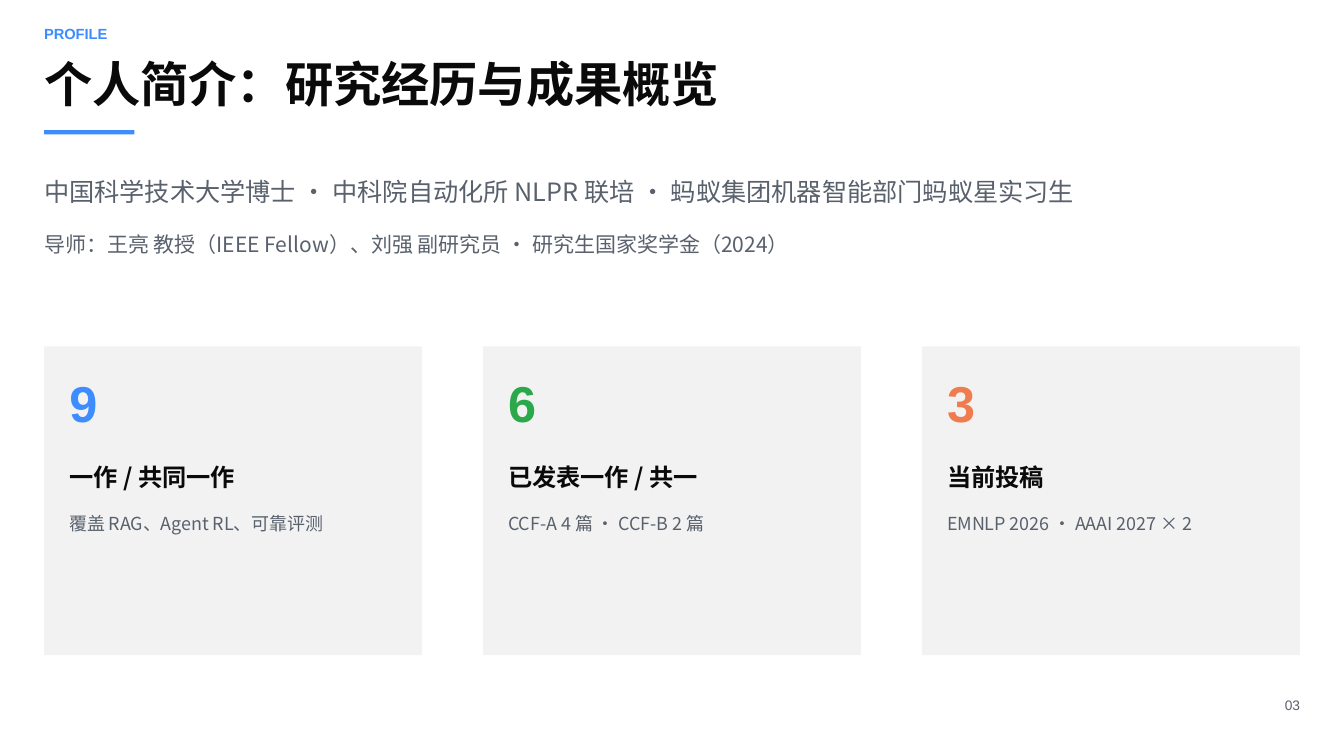
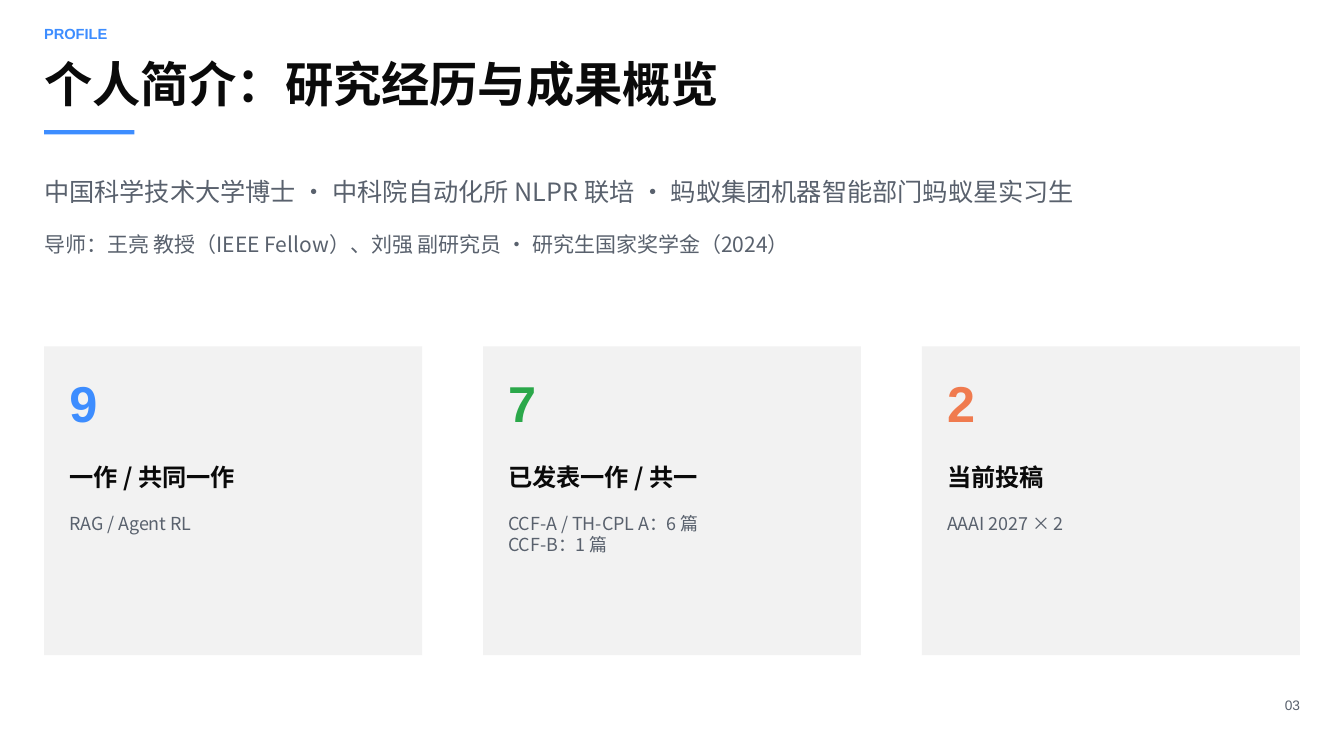
Before and after one commit to sunxin000/resume, a slide deck: slide 3 of interview-presentation.pptx. Drawn at 1344x756 pixels with LibreOffice and Linux fonts; fonts in the diff are those of the drawing. Boxes give left, top, right and bottom in pixels: in the first picture for what was removed or moved away, otherwise in the second. Text is boxed around its words. In the diff, an @@ line names an element or a change of style, - is before the commit and + after.

```diff
--- a/interview-presentation.pptx
+++ b/interview-presentation.pptx
@@ text at (x1=508, y1=387, x2=536, y2=422): text changed @@
-6
+7
@@ text at (x1=947, y1=387, x2=975, y2=422): text changed @@
-3
+2
@@ text at (x1=69, y1=516, x2=192, y2=535): text changed @@
-覆盖 RAG、Agent RL、可靠评测
+RAG / Agent RL
@@ text at (x1=508, y1=515, x2=699, y2=553): text changed @@
-CCF-A 4 篇 · CCF-B 2 篇
+CCF-A / TH-CPL A：6 篇
+CCF-B：1 篇
@@ text at (x1=947, y1=517, x2=1064, y2=530): text changed @@
-EMNLP 2026 · AAAI 2027 × 2
+AAAI 2027 × 2
```
Also in this commit, not shown: 6 other slides changed, 3 slides added, 1 slide removed.
